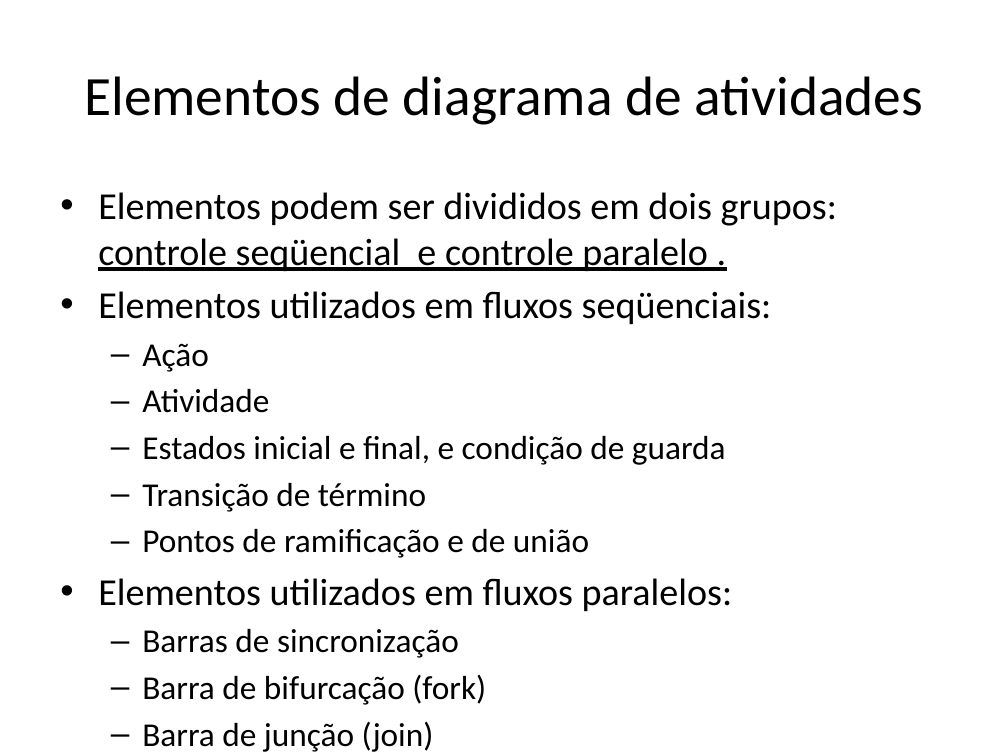
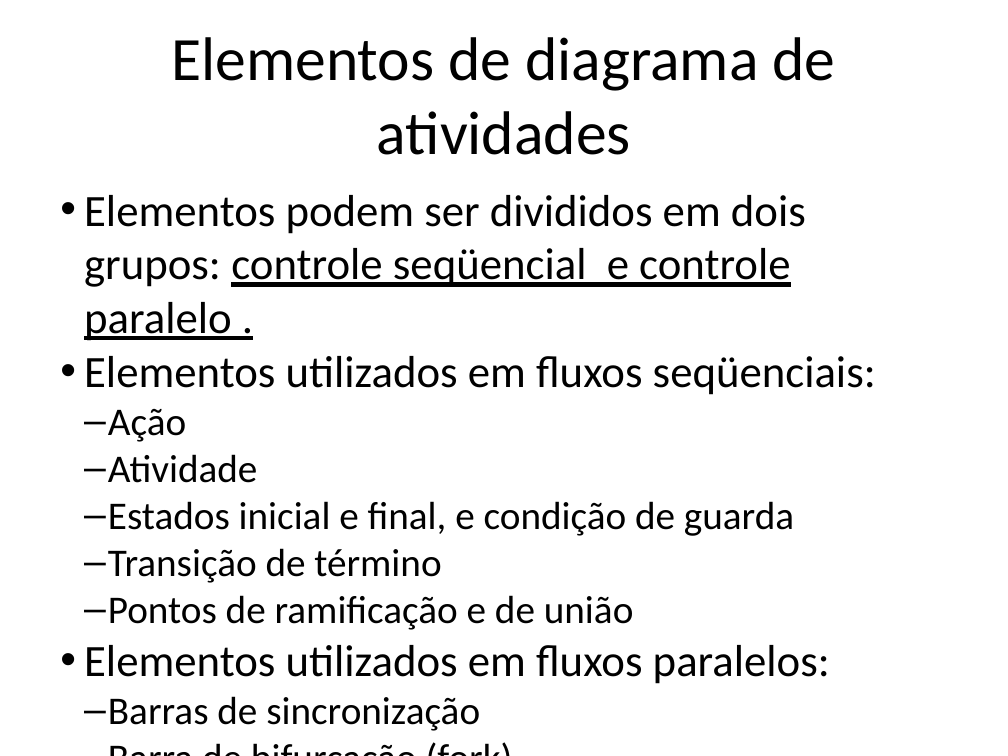
Before and after one commit to eduardocunha11/firstblog, a slide deck: slide 3 of aulas/gsi522/Parte10 - Atividades.pptx. Drawn at 1008x756 pixels with LibreOffice and Linux fonts; fonts in the diff are those of the drawing. Boxes give left, top, right and bottom in pixels: in the first picture for what was removed or moved away, otherwise in the second. Text is boxed around its words. In the diff, an @@ line names an element or a change of style, - is before the commit and + after.

```diff
--- a/aulas/gsi522/Parte10 - Atividades.pptx
+++ b/aulas/gsi522/Parte10 - Atividades.pptx
@@ text "Elementos de diagrama de atividades" at (172,37,835,155): size 39.6 to 44 pt @@
@@ text "Elementos podem ser divididos em ..." at (84,195,876,731): size 27.2 to 32 pt in "Elementos podem ser divididos em dois grupos: ...", "Elementos utilizados em fluxos seqüenciais:", "Elementos utilizados em fluxos paralelos:"; size 23.8 to 28 pt in "Ação", "Atividade", "Estados inicial e final, e condição de ...", "Transição de término" and 4 more places; indent changed; less space between paragraphs @@
```
Also in this commit, not shown: 12 other slides changed, 12 other files.
